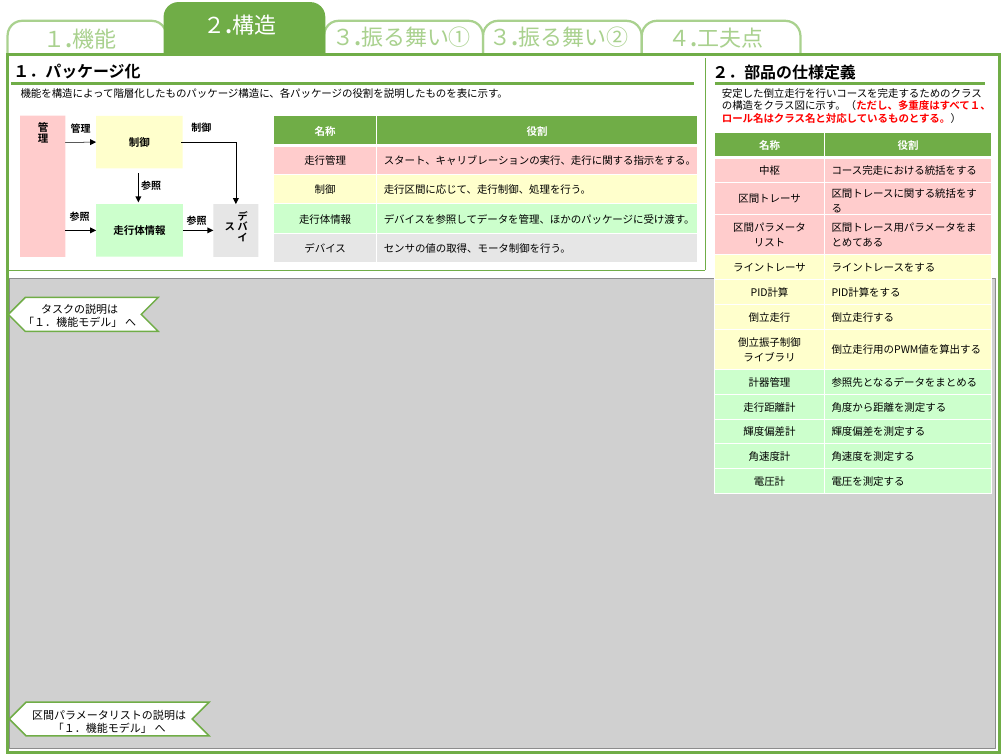
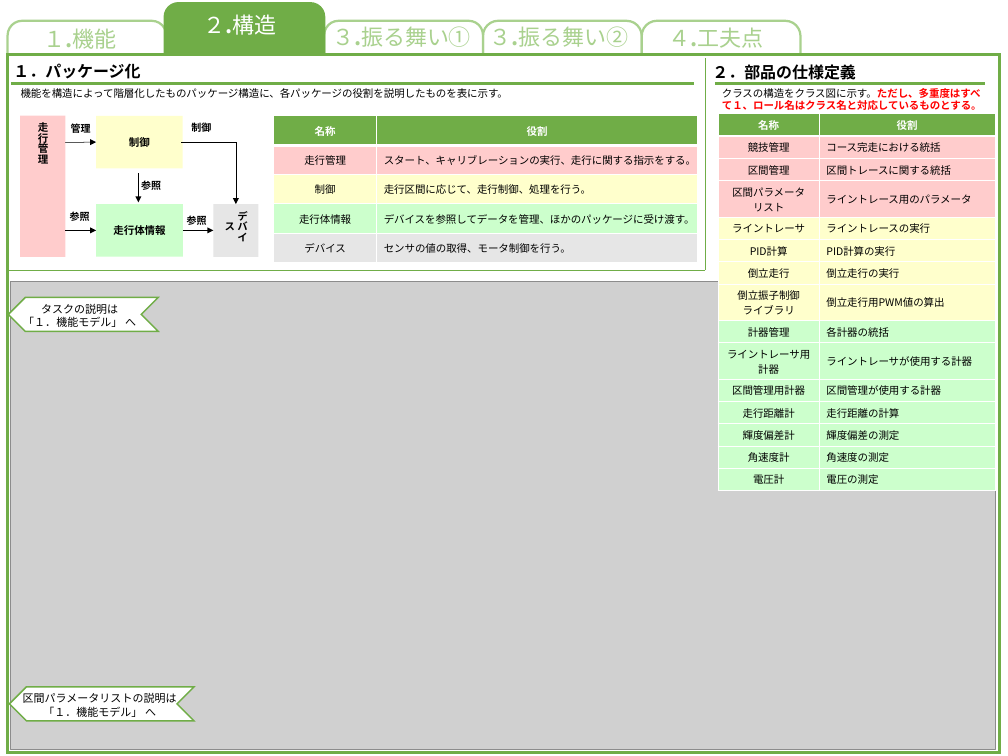
Before and after one commit to akita-lab-2019/model, a slide deck: slide 1 of 完成モデル/構造モデル.pptx. Drawn at 1008x756 pixels with LibreOffice and Linux fonts; fonts in the diff are those of the drawing; grey boxes stand for pictures. Boxes give left, top, right and bottom in pixels: in the first picture for what was removed or moved away, otherwise in the second. Text is boxed around its words. In the diff, an @@ line names an element or a change of style, - is before the commit and + after.

Commit message:
update: 構造モデル

```diff
--- a/完成モデル/構造モデル.pptx
+++ b/完成モデル/構造モデル.pptx
@@ text at (722, 88, 982, 110): text changed; text colour #000000 to #FF0000; bold on @@
-安定した倒立走行を行いコースを完走するためのクラスの構造をクラス図に示す。（ただし、多重度はすべて１、ロール名はクラス名と対応しているものとする。）
+クラスの構造をクラス図に示す。ただし、多重度はすべて１、ロール名はクラス名と対応しているものとする。
@@ table at (718, 114, 994, 490) @@
-row 2: 中枢 | コース完走における統括をする
-row 3: 区間トレーサ | 区間トレースに関する統括をする
-row 4: 区間パラメータ / リスト | 区間トレース用パラメータをまとめてある
-row 5: ライントレーサ | ライントレースをする
-row 6: PID計算 | PID計算をする
-row 7: 倒立走行 | 倒立走行する
-row 8: 倒立振子制御 / ライブラリ | 倒立走行用のPWM値を算出する
-row 9: 計器管理 | 参照先となるデータをまとめる
-row 10: 走行距離計 | 角度から距離を測定する
-row 11: 輝度偏差計 | 輝度偏差を測定する
-row 12: 角速度計 | 角速度を測定する
-row 13: 電圧計 | 電圧を測定する
+row 2: 競技管理 | コース完走における統括
+row 3: 区間管理 | 区間トレースに関する統括
+row 4: 区間パラメータ / リスト | ライントレース用のパラメータ
+row 5: ライントレーサ | ライントレースの実行
+row 6: PID計算 | PID計算の実行
+row 7: 倒立走行 | 倒立走行の実行
+row 8: 倒立振子制御 / ライブラリ | 倒立走行用PWM値の算出
+row 9: 計器管理 | 各計器の統括
+row 10: ライントレーサ用 / 計器 | ライントレーサが使用する計器
+row 11: 区間管理用計器 | 区間管理が使用する計器
+row 12: 走行距離計 | 走行距離の計算
+row 13: 輝度偏差計 | 輝度偏差の測定
+row 14: 角速度計 | 角速度の測定
+row 15: 電圧計 | 電圧の測定
@@ table: place and size @@
-table at (715, 132, 992, 493)
+table at (718, 114, 994, 490)
@@ text in rectangle at (38, 121, 48, 166): text changed @@
-管理
+走行管理
@@ chevron: place and size @@
-chevron at (9, 702, 210, 736)
+chevron at (9, 687, 194, 721)
@@ text "区間パラメータリストの説明は": place and size @@
-text "区間パラメータリストの説明は" at (32, 710, 186, 736)
+text "区間パラメータリストの説明は" at (23, 693, 177, 717)
```
